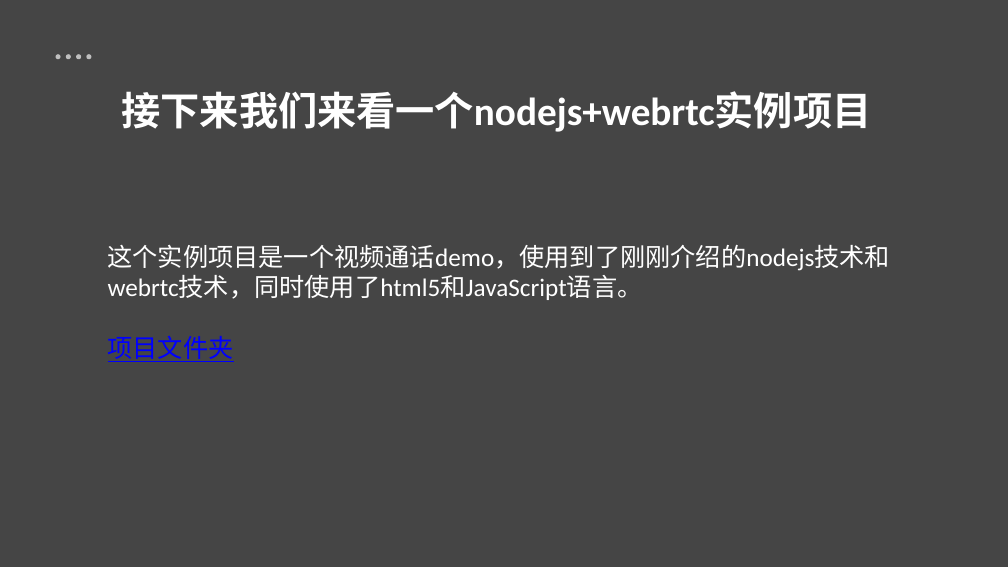
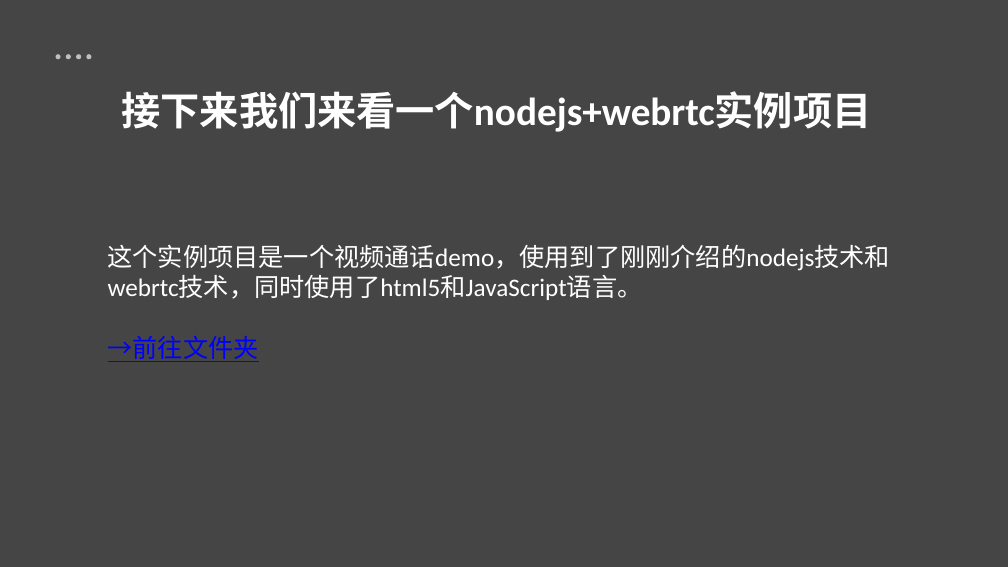
Before and after one commit to gerryhjs/htmljs, a slide deck: slide 24 of html&js课件/html&js.pptx. Drawn at 1008x567 pixels with LibreOffice and Linux fonts; fonts in the diff are those of the drawing. Boxes give left, top, right and bottom in pixels: in the first picture for what was removed or moved away, otherwise in the second. Text is boxed around its words. In the diff, an @@ line names an element or a change of style, - is before the commit and + after.

```diff
--- a/html&js课件/html&js.pptx
+++ b/html&js课件/html&js.pptx
@@ text at (108, 336, 259, 362): text changed @@
-项目文件夹
+→前往文件夹
```
Also in this commit, not shown: 1 other file.
